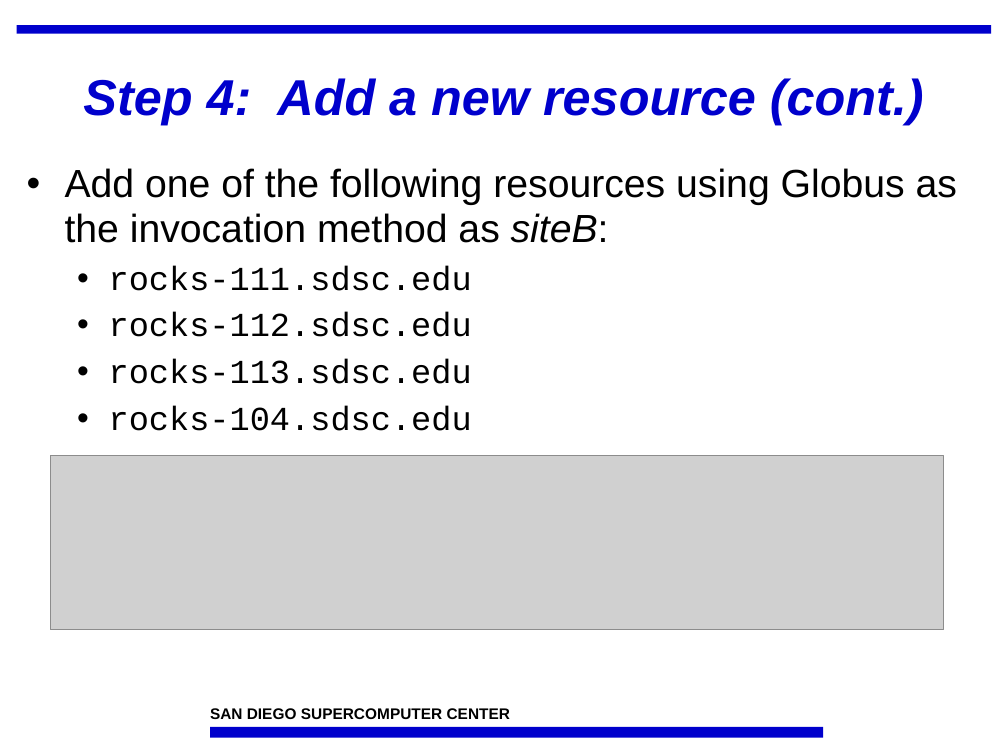
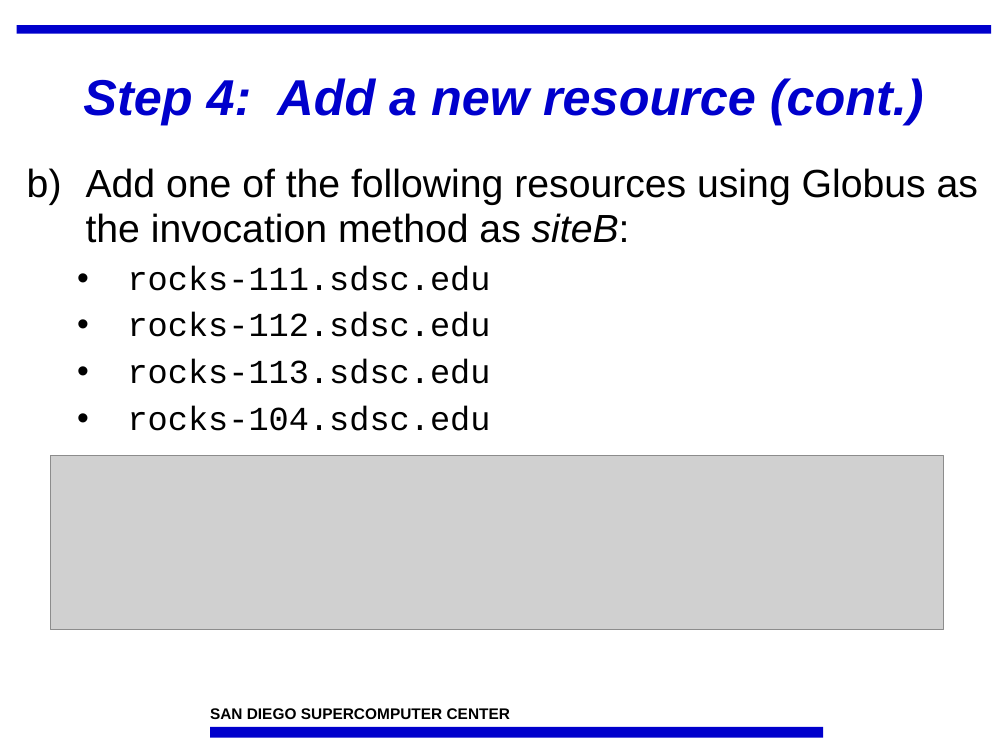
Before and after one commit to IncaProject/inca-xsede, a slide deck: slide 16 of talks/feb-06-workshop/deploy1.ppt (slide 15 before the commit). Drawn at 1008x756 pixels with LibreOffice and Linux fonts; fonts in the diff are those of the drawing; grey boxes stand for pictures; background and template pictures are left out. Boxes give left, top, right and bottom in pixels: in the first picture for what was removed or moved away, otherwise in the second. Text is boxed around its words. In the diff, an @@ line names an element or a change of style, - is before the commit and + after.

```diff
--- a/talks/feb-06-workshop/deploy1.ppt
+++ b/talks/feb-06-workshop/deploy1.ppt
@@ text "Add one of the following ..." at (86,168,978,431): bullet • to a); indent changed @@
```
Also in this commit, not shown: 19 other slides changed, 1 slide added.
